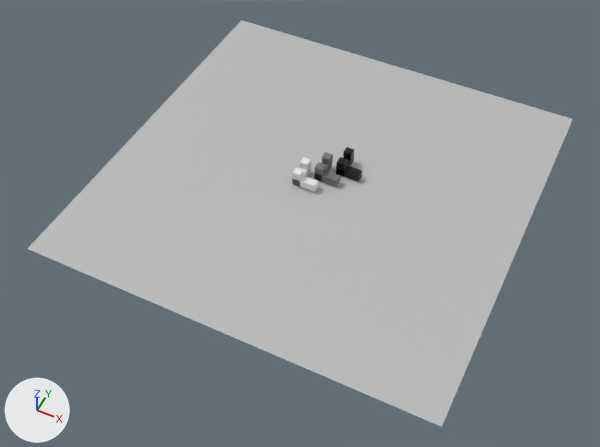
An edit to the Blender file CubePuzzleSetup.blend, drawn before and after from the same camera.
Rendered twice from a camera (50 mm lens) standing at (60.4, -131.6, 143.9) and looking at (-0.2, -10.5, -7.5). Arrows for +X, +Y and +Z are at lower left; the lights stay in place.

Names of what the first picture shows: 'Plane', 'Shape3', 'Shape3.001', 'Shape3.002'.
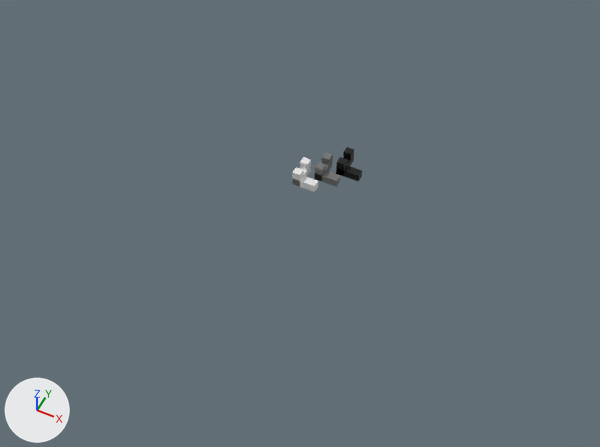
Patch to the scene script:
```diff
--- a/CubePuzzleSetup.blend.py
+++ b/CubePuzzleSetup.blend.py
@@ ob_shape3 @@
-ob_shape3 = bpy.data.objects.new('Shape3', me_cube_004)
+ob_shape3 = bpy.data.objects.new('Shape3', me_cube_006)
 ob_shape3.location = (4.0, 8.0, 2.0)
@@ ob_plane @@
 ob_plane.scale = (50.0, 50.0, 47.8)
+ob_plane.hide_render = True
@@ ob_shape3_001 @@
-ob_shape3_001 = bpy.data.objects.new('Shape3.001', me_cube_002)
+ob_shape3_001 = bpy.data.objects.new('Shape3.001', me_cube_004)
 ob_shape3_001.location = (0.0, 4.0, 2.0)
@@ ob_shape3_002 @@
-ob_shape3_002 = bpy.data.objects.new('Shape3.002', me_cube_006)
+ob_shape3_002 = bpy.data.objects.new('Shape3.002', me_cube_002)
 ob_shape3_002.location = (-4.0, 0.0, 2.0)
```

Boxes (x1, y1, x2, y2) around the edits, measured in the pictures (600 x 447 px):
'Plane', hidden
    before: (27, 20, 573, 427)
